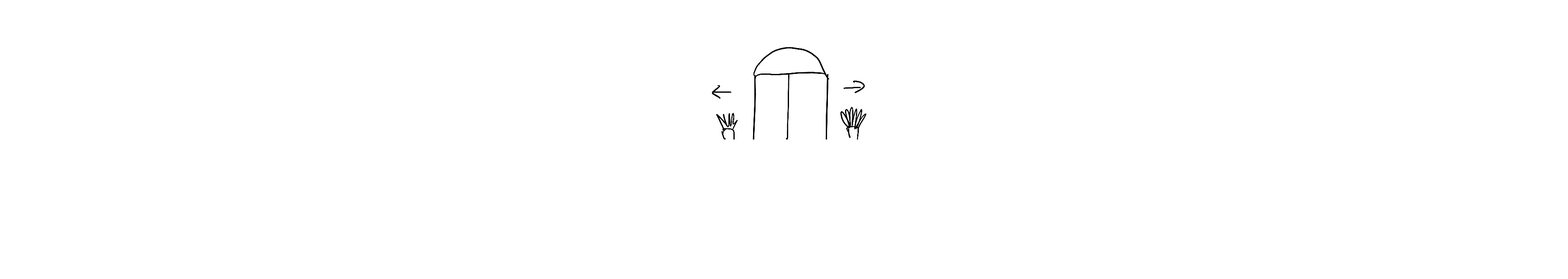
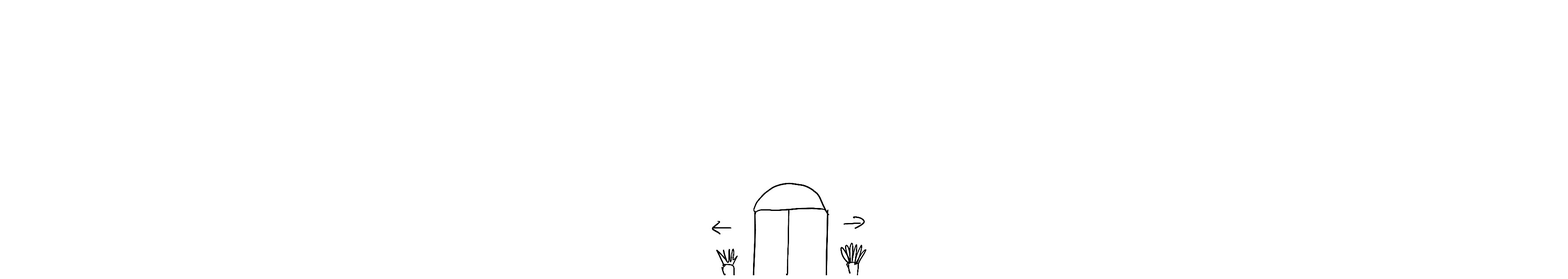
Before/after of a 1568 × 279 layered artwork. What changed in the layer stack:
renamed "Layer 1 copy" to "elevator top", hid it over bbox(709, 46, 867, 140)
renamed "Layer 1" to "elevator bottom", showed it over bbox(709, 135, 867, 276)
